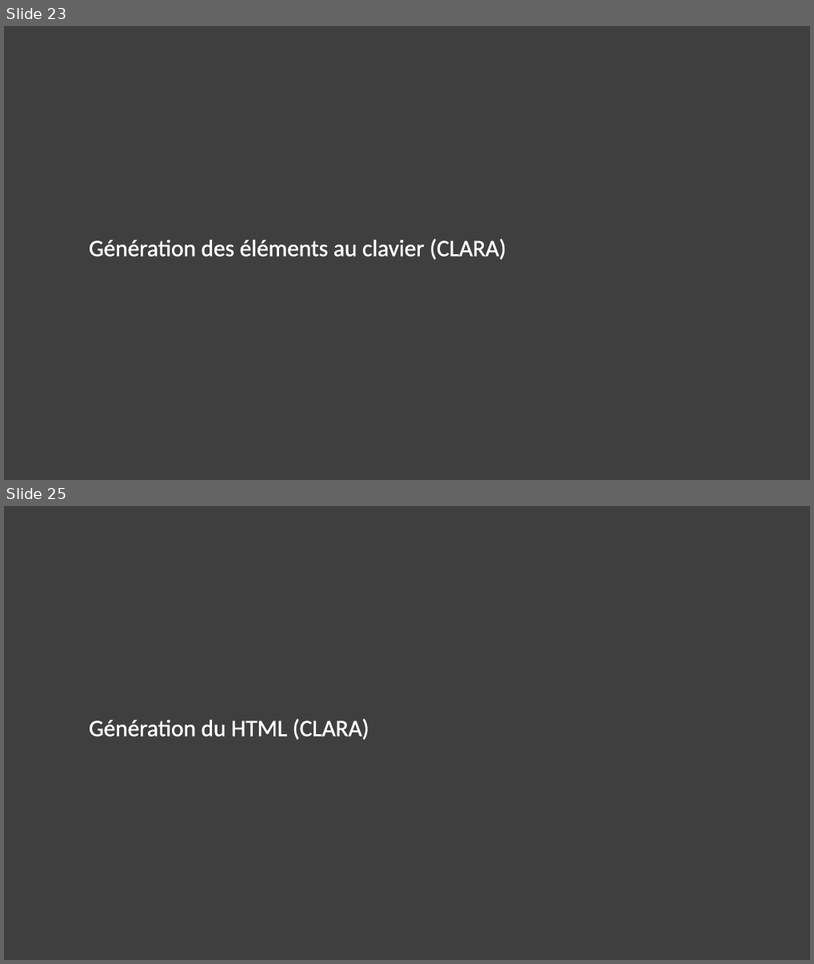
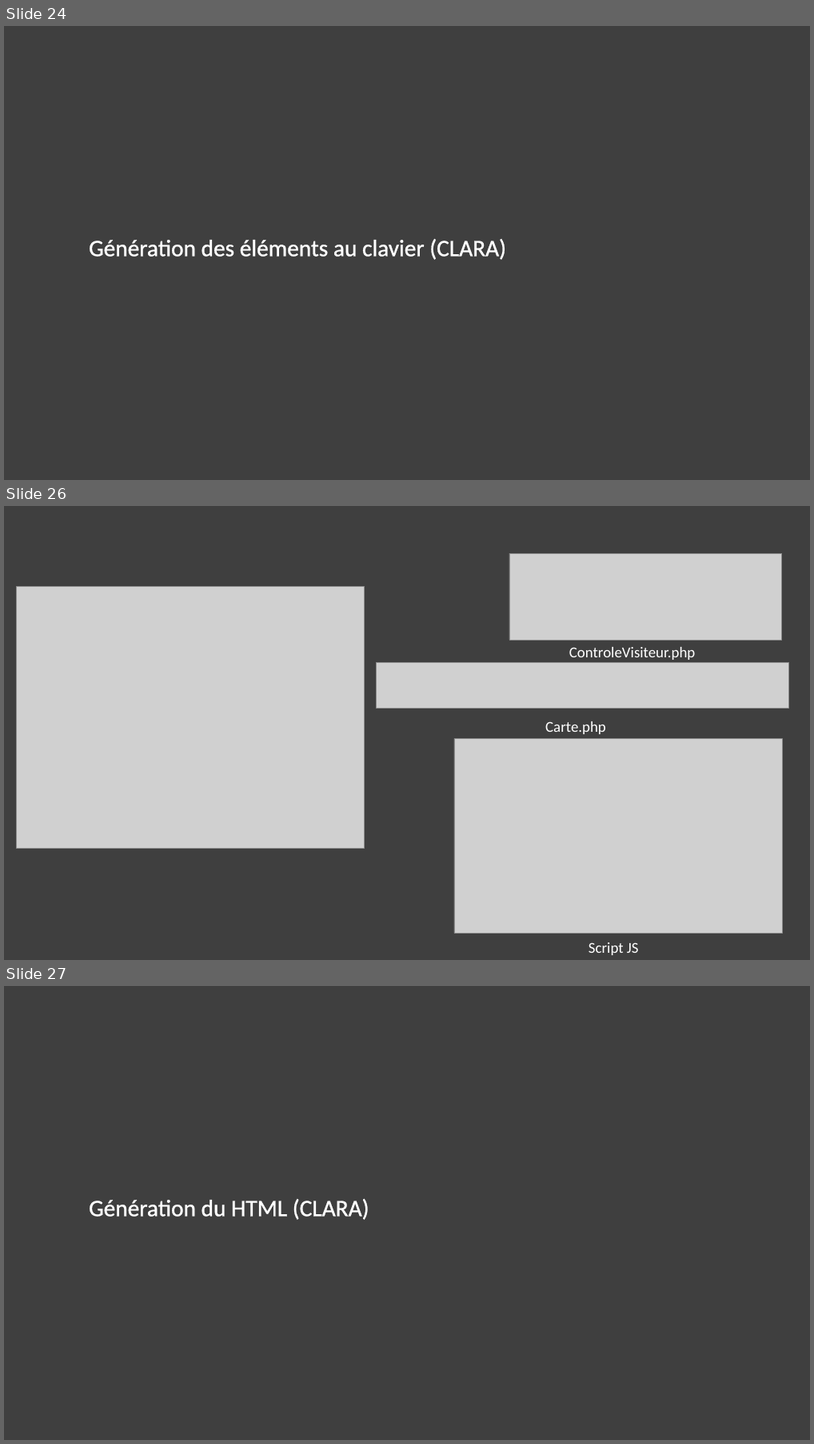
Before and after one commit to Victor-Mom/Projet-Tut-Documentation, a slide deck: Soutenance finale/soutenance_finale.pptx. Shown one above the other, each under a label of ours: slides 23 and 25 before the commit, slides 24, 26 and 27 after it; the slides between them are not shown. The pictures are 814x964 and 814x1444 pixels, drawn with LibreOffice and Linux fonts; fonts in the diff are those of the drawing; grey boxes stand for pictures. Boxes give left, top, right and bottom in pixels: in the first picture for what was removed or moved away, otherwise in the second. Text is boxed around its words. In the diff, an @@ line names an element or a change of style, - is before the commit and + after.

```diff
--- a/Soutenance finale/soutenance_finale.pptx
+++ b/Soutenance finale/soutenance_finale.pptx
@@ slide 26 added at [4,506,810,960], background #3F3F3F @@
@@ picture added at [510,553,782,640] @@
@@ picture added at [16,586,364,848] @@
@@ text added at [570,647,695,660], 18 pt, text #FFFFFF @@
+ControleVisiteur.php
@@ picture added at [377,663,790,708] @@
@@ text added at [546,721,606,734], 18 pt, text #FFFFFF @@
+Carte.php
@@ picture added at [454,738,782,933] @@
@@ text added at [589,942,639,955], 18 pt, text #FFFFFF @@
+Script JS
@@ what was slide 23 is now slide 24 @@
@@ what was slide 25 is now slide 27 @@
```
Also in this commit, not shown: 2 slides changed, 2 other slides added, 1 slide removed.
